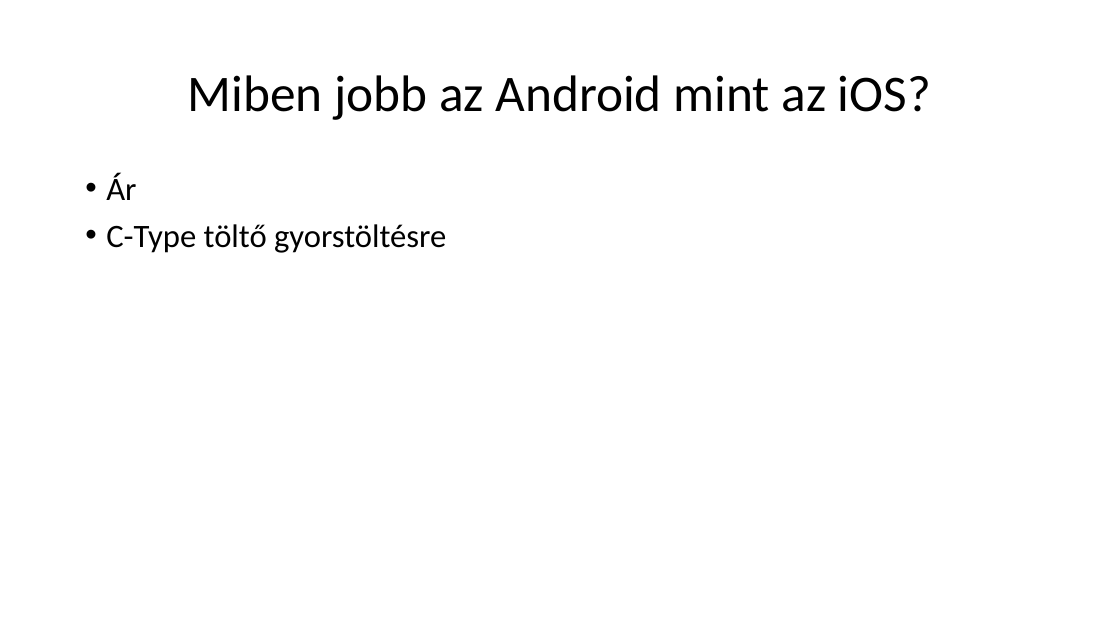
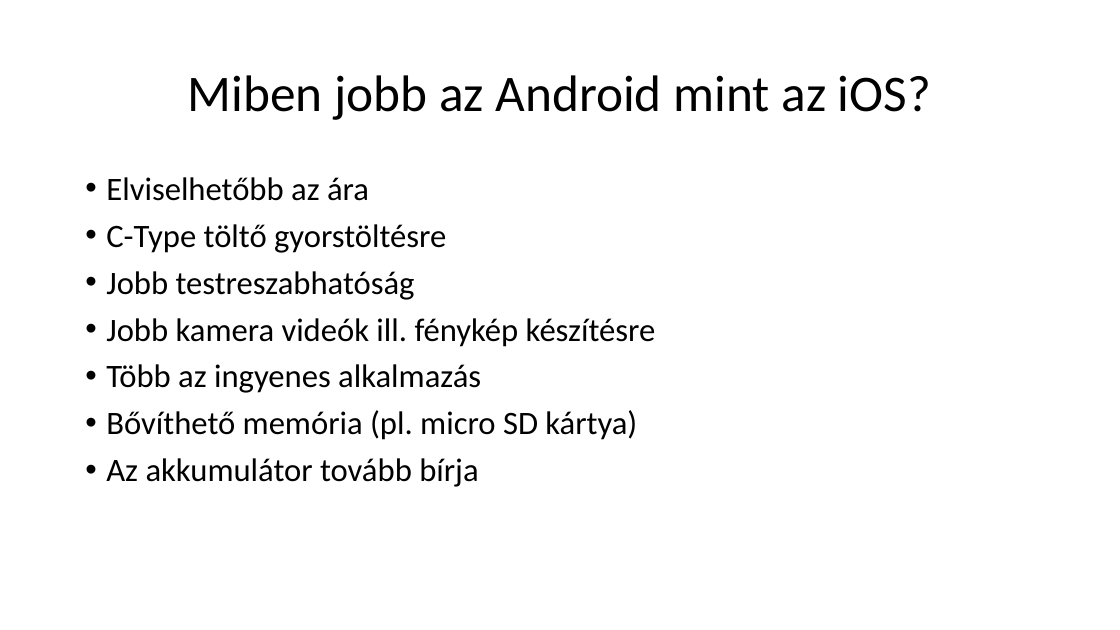
Before and after one commit to RafaelAlex123/ikt-szakmai-ppt, a slide deck: slide 5 of ikt powerpoint.pptx. Drawn at 1120x630 pixels with LibreOffice and Linux fonts; fonts in the diff are those of the drawing. Boxes give left, top, right and bottom in pixels: in the first picture for what was removed or moved away, otherwise in the second. Text is boxed around its words. In the diff, an @@ line names an element or a change of style, - is before the commit and + after.

```diff
--- a/ikt powerpoint.pptx
+++ b/ikt powerpoint.pptx
@@ text at (x1=106, y1=177, x2=369, y2=201): text changed @@
-• Ár
+• Elviselhetőbb az ára
@@ text at (x1=106, y1=271, x2=656, y2=487): paragraphs added @@
+• Jobb testreszabhatóság
+• Jobb kamera videók ill. fénykép készítésre
+• Több az ingyenes alkalmazás
+• Bővíthető memória (pl. micro SD kártya)
+• Az akkumulátor tovább bírja
```
Also in this commit, not shown: 3 other slides changed, 1 slide added, 1 slide removed.
